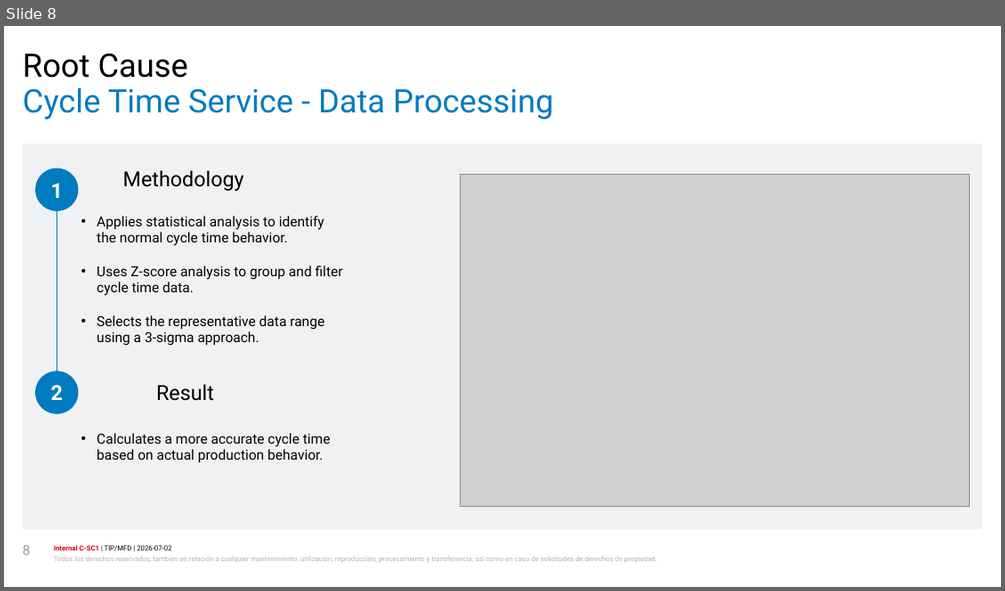
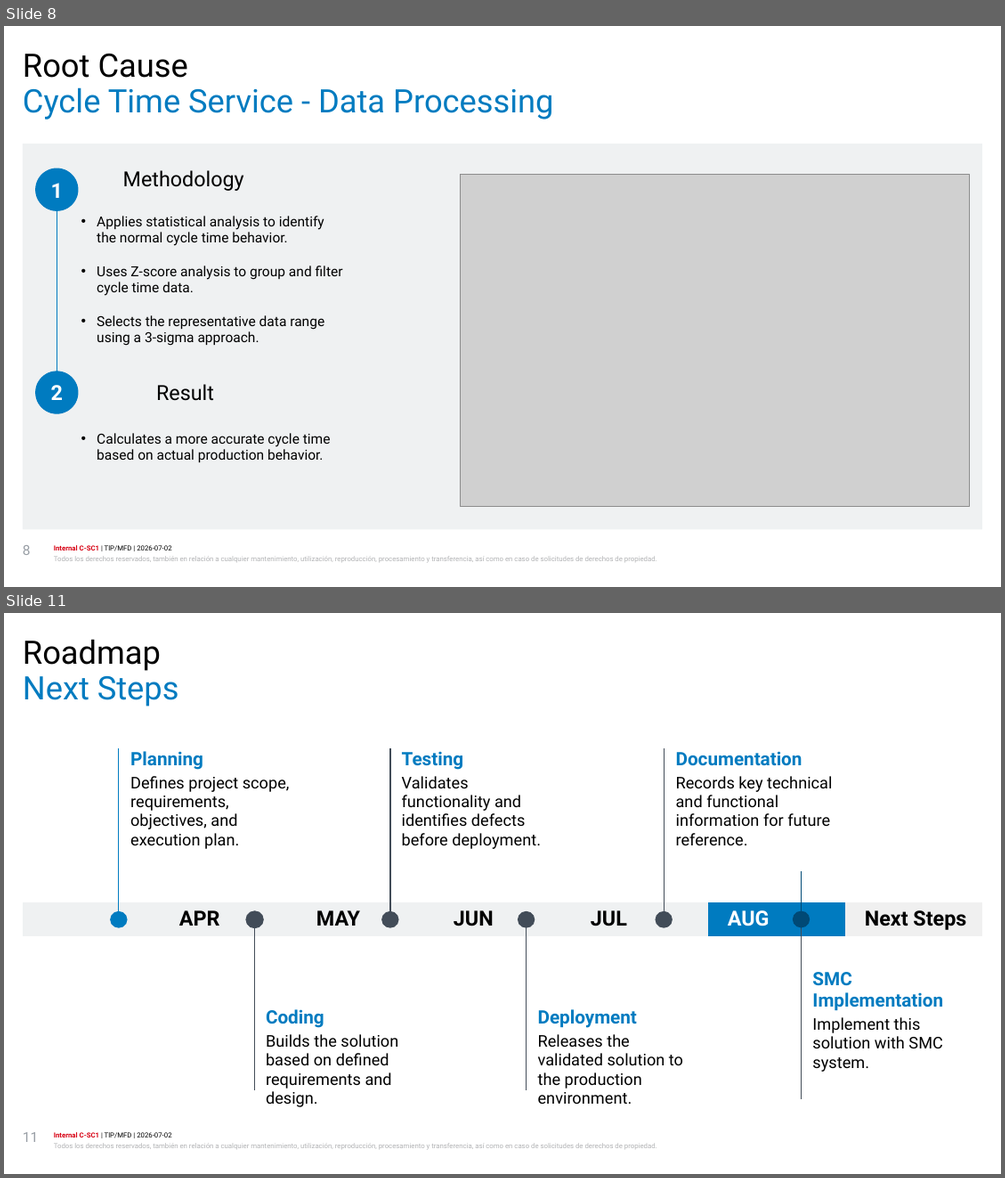
Before and after one commit to antoniojwork17-design/A3, a slide deck: Presentation2(1).pptx. Shown one above the other, each under a label of ours: slide 8 before the commit, slides 8 and 11 after it; the slides between them are not shown. The pictures are 1005x591 and 1005x1178 pixels, drawn with LibreOffice and Linux fonts; fonts in the diff are those of the drawing; grey boxes stand for pictures; background and template pictures are left out. Boxes give left, top, right and bottom in pixels: in the first picture for what was removed or moved away, otherwise in the second. Text is boxed around its words. In the diff, an @@ line names an element or a change of style, - is before the commit and + after.

```diff
--- a/Presentation2(1).pptx
+++ b/Presentation2(1).pptx
@@ slide 11 added at (4,613,1001,1174), background #FFFFFF; not listed: 2 template elements that a slide beside it also shows @@
@@ text added at (23,639,161,671), 28 pt, text #000000 @@
+Roadmap
@@ title added at (23,669,179,706), 28 pt, text #007BC0 @@
+Next Steps
@@ line added from (119, 748) to (119, 919), #007BC0 1 pt @@
@@ table added at (130,748,307,855), 2 rows, 1 columns @@
+Planning
+Defines project scope, requirements, objectives, and execution plan.
@@ line added from (390, 748) to (390, 919), #424C58 1 pt @@
@@ table added at (401,748,577,855), 2 rows, 1 columns @@
+Testing
+Validates functionality and identifies defects before deployment.
@@ line added from (663, 748) to (663, 919), #424C58 1 pt @@
@@ table added at (675,748,851,855), 2 rows, 1 columns @@
+Documentation
+Records key technical and functional information for future reference.
@@ line added from (801, 870) to (801, 968), #004975 1 pt @@
@@ table added at (23,902,982,936), 1 rows, 7 columns @@
+ | APR | MAY | JUN | JUL | AUG | Next Steps
@@ ellipse added at (110,911,128,928), fill #007BC0 @@
@@ ellipse added at (246,911,263,928), fill #424C58, outline #424C58 0.75 pt @@
@@ line added from (255, 919) to (255, 1090), #424C58 1 pt @@
@@ ellipse added at (381,911,398,928), fill #424C58 @@
@@ ellipse added at (518,911,534,928), fill #424C58 @@
@@ line added from (526, 919) to (526, 1090), #424C58 1 pt @@
@@ ellipse added at (655,911,672,928), fill #424C58 @@
@@ ellipse added at (793,910,809,927), fill #004975 @@
@@ line added from (801, 929) to (801, 1099), #424C58 1 pt @@
@@ table added at (812,968,988,1097), 2 rows, 1 columns @@
+SMC Implementation
+Implement this solution with SMC system.
@@ table added at (266,1006,442,1113), 2 rows, 1 columns @@
+Coding
+Builds the solution based on defined requirements and design.
@@ table added at (537,1006,713,1113), 2 rows, 1 columns @@
+Deployment
+Releases the validated solution to the production environment.
@@ page number added at (23,1132,38,1142), 12 pt, text #999FA6 @@
+11
```
Also in this commit, not shown: 4 slides changed, 1 other slide added, 1 other file.
